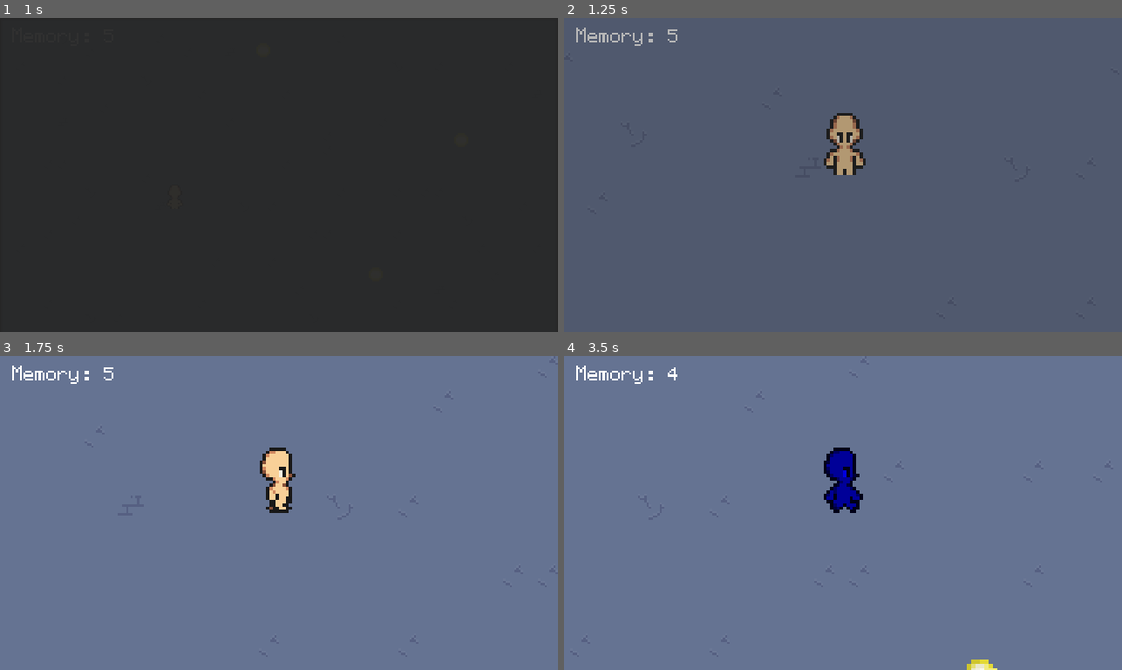
Above: before the commit, frames 1-4 (two rows, left to right).
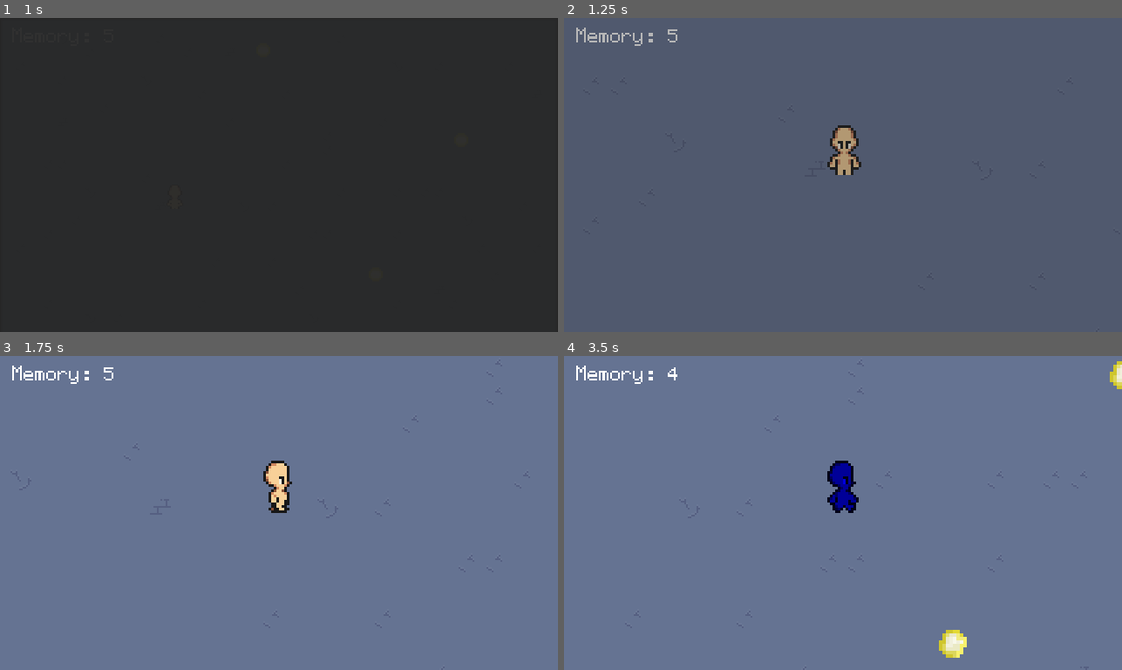
Above: after the commit, the same moments.

Repository: FastEverLast/testgame
Game: Godot game, scene res://scenes/menu/main_menu.tscn
The game is run twice, just before and just after one commit, with the same random seed, the same clock (stepped at 60 frames per second) and the same inputs.
Inputs (mouse positions are in pixels of both pictures, inside the frame that each line leads up to):
- Up to frame 1 (1 s): click "Start Game" at 0.5 s
- Up to frame 2 (1.25 s): no input
- Up to frame 3 (1.75 s): move the mouse to (401, 497) at 1.27 s; hold D (move_right) from 1.28 s (still down); hold 1 (form_base) from 1.28 s (still down); click (401, 497) at 1.42 s
- Up to frame 4 (3.5 s): release D (move_right) at 2 s; release 1 (form_base) at 2 s; drag from (731, 528) to (815, 575) at 2.02 s; tap Enter at 2.75 s; move the mouse to (898, 443) at 2.77 s; hold D (move_right) from 2.78 s (still down); hold 2 (form_guard) from 2.78 s (still down)

Frame 1 is identical in both runs. In frame 2, 0.8% of the frame differs, in the area x 46-55%, y 30-50%; in frame 3, 0.7%; in frame 4, 1.4%, in the area x 46-100%, y 1-100%.

Commit message:
dw

Diff:
--- a/scenes/player/player.tscn
+++ b/scenes/player/player.tscn
@@ -171,6 +171,7 @@
 animation = &"idle_up"
 offset = Vector2(0, -8)
 metadata/_tc_offline_added = true
+metadata/_tc_uuid = "2769081558587208308"
 
 [node name="CollisionShape2D" type="CollisionShape2D" parent="." unique_id=2007712537]
 position = Vector2(0.5, -14.5)
@@ -182,7 +183,7 @@
 metadata/_tc_uuid = "1389435197227948082"
 
 [node name="Camera2D" type="Camera2D" parent="." unique_id=1865295162]
-zoom = Vector2(2.5, 2.5)
+zoom = Vector2(2, 2)
 process_callback = 0
 metadata/_tc_offline_added = true
 metadata/_tc_uuid = "1383486668470256463"
